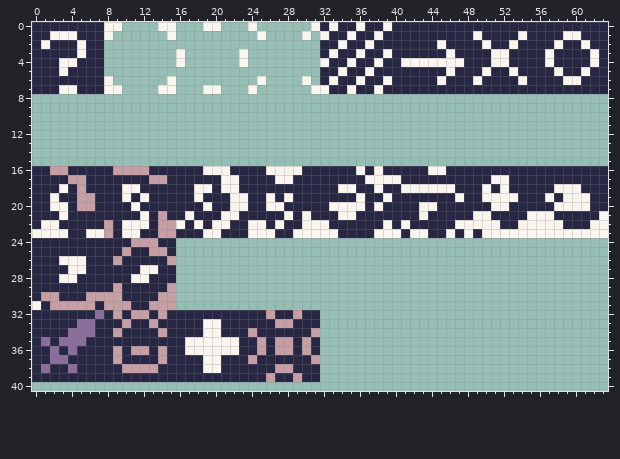
Pixel-art sprite -- core/assets/images/gui_oil.png. Above: the version before the commit.
The file is 64x64 pixels. Shown: x 0..63, y 0..40.
After the commit:
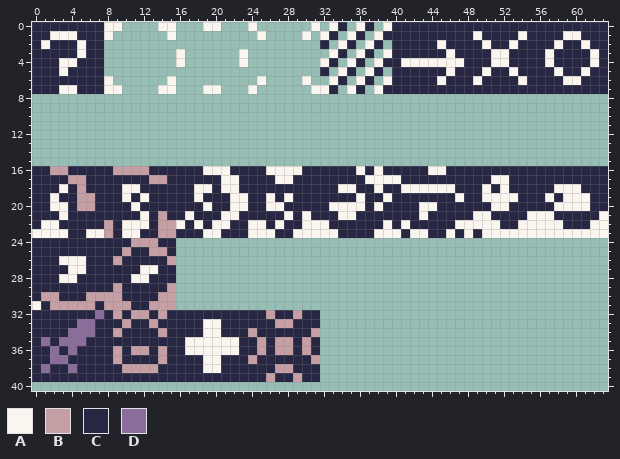
Palette (. is transparent): A #fbf5ef  B #c69fa5  C #272744  D #8b6d9c
Change:
Colour C is gone in row 0 at x 32, 35 and 38; in row 1 at x 34 and 37; in row 2 at x 33, 36 and 39; in row 3 at x 32, 35 and 38; in row 4 at x 34 and 37; in row 5 at x 33, 36 and 39.
Colour C is gone in row 6 at x 32, 35 and 38; in row 7 at x 34 and 37.
Changed places in both pictures, as pixel boxes (x1, y1, x2, y2):
erased: (320, 22, 392, 94)
